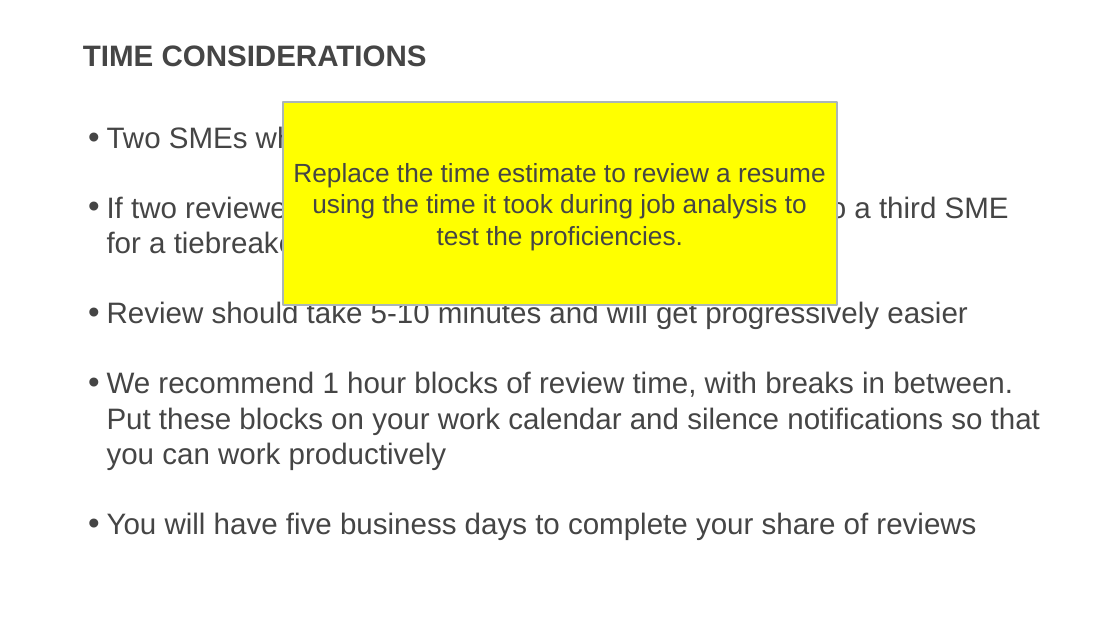
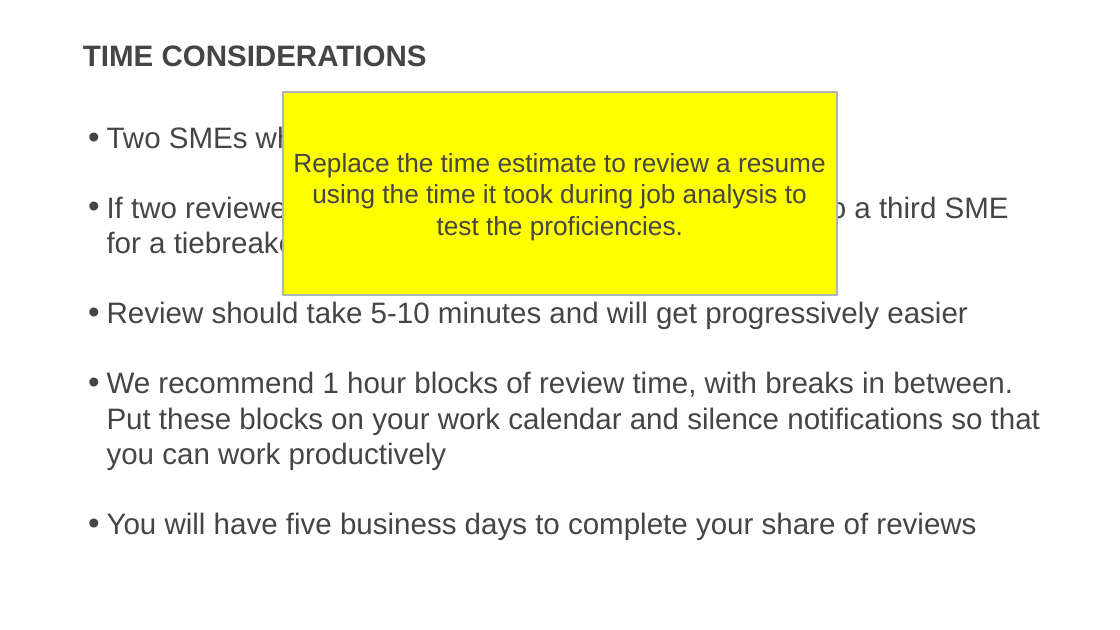
Before and after one commit to usds/SME-QA-Website, a slide deck: slide 5 of toolkit/reviewing-resumes/sme-training-resume-review.pptx. Drawn at 1120x630 pixels with LibreOffice and Linux fonts; fonts in the diff are those of the drawing. Boxes give left, top, right and bottom in pixels: in the first picture for what was removed or moved away, otherwise in the second. Text is boxed around its words. In the diff, an @@ line names an element or a change of style, - is before the commit and + after.

Commit message:
readding pptx

```diff
--- a/toolkit/reviewing-resumes/sme-training-resume-review.pptx
+++ b/toolkit/reviewing-resumes/sme-training-resume-review.pptx
@@ rectangle "Replace the time estimate to ...": place and size @@
-rectangle "Replace the time estimate to ..." at (283, 102, 837, 305)
+rectangle "Replace the time estimate to ..." at (283, 92, 837, 295)
```
